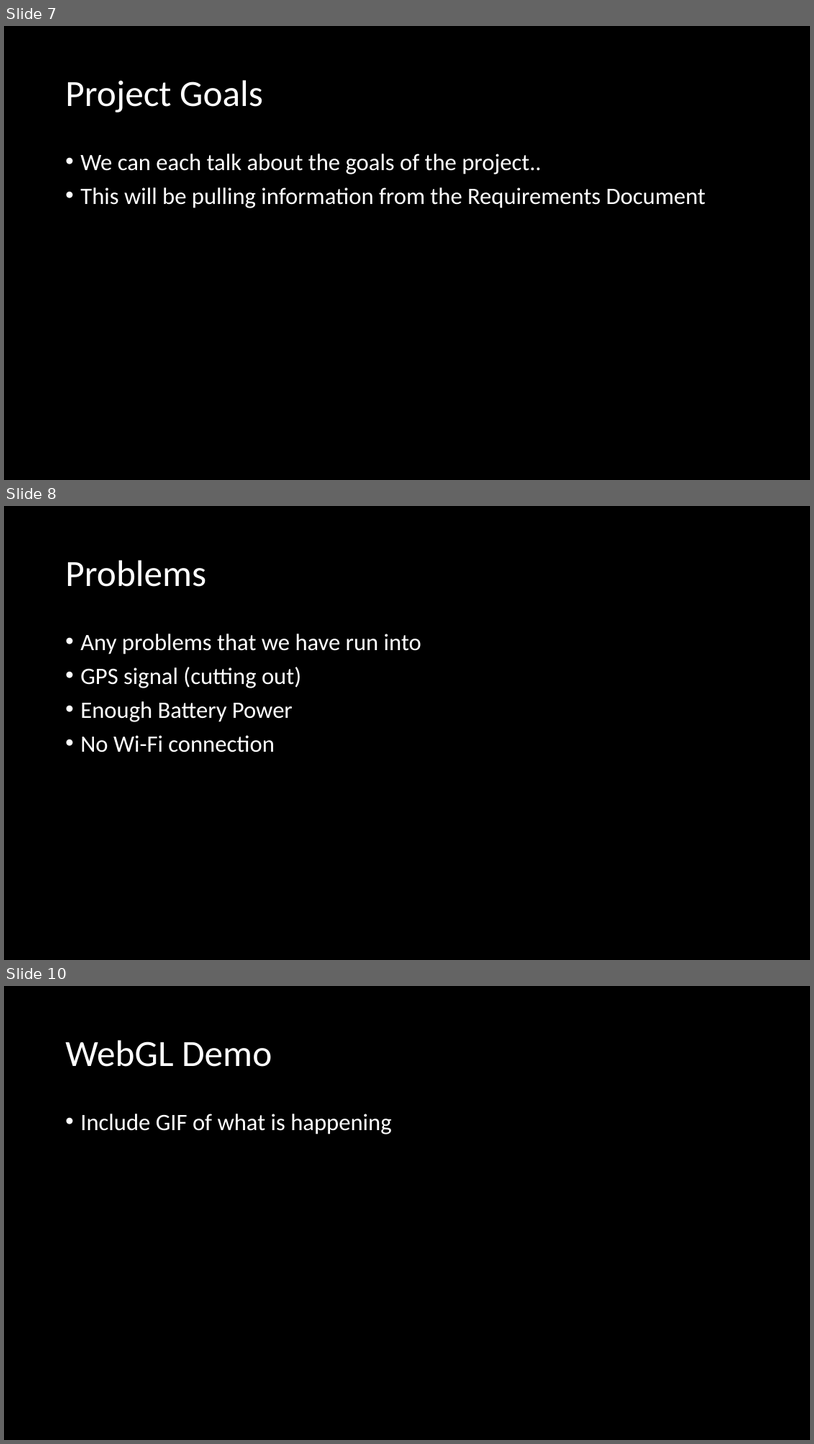
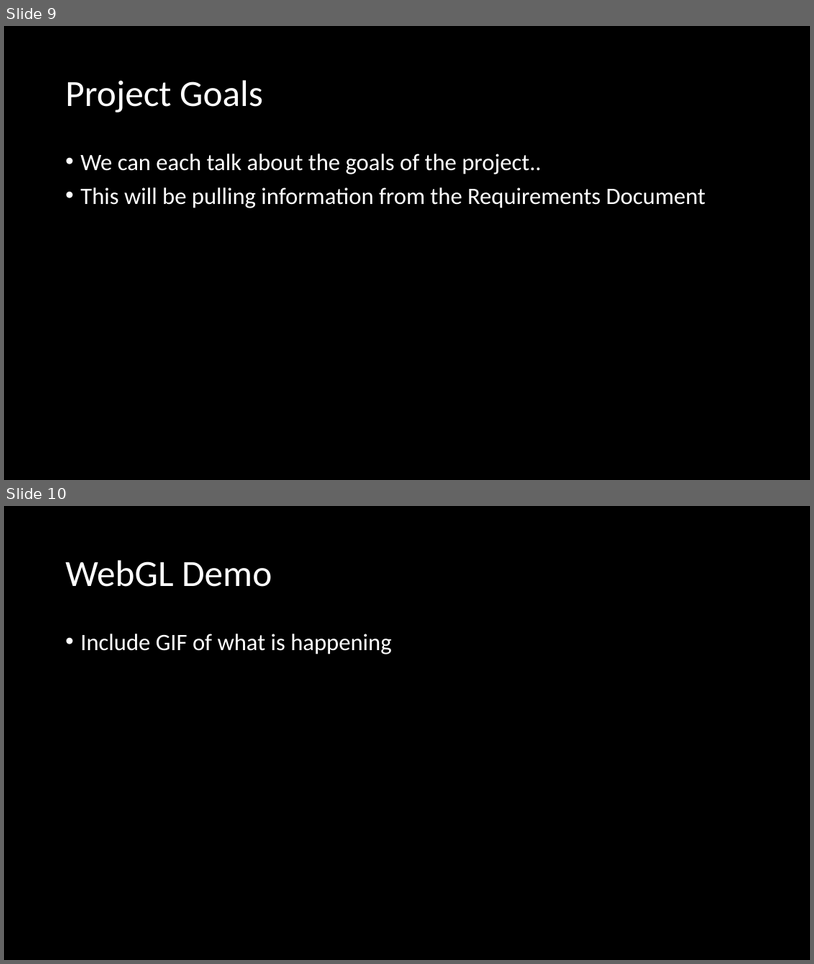
Before and after one commit to 100k-rocketry/groundstation, a slide deck: doc/presentations/FallProgressReport.pptx. Shown one above the other, each under a label of ours: slides 7, 8 and 10 before the commit, slides 9 and 10 after it; the slides between them are not shown. The pictures are 814x1444 and 814x964 pixels, drawn with LibreOffice and Linux fonts; fonts in the diff are those of the drawing. Boxes give left, top, right and bottom in pixels: in the first picture for what was removed or moved away, otherwise in the second. Text is boxed around its words. In the diff, an @@ line names an element or a change of style, - is before the commit and + after.

```diff
--- a/doc/presentations/FallProgressReport.pptx
+++ b/doc/presentations/FallProgressReport.pptx
@@ slide 8 removed at [4, 506, 810, 960], background #000000 @@
@@ title removed at [65, 560, 206, 587] @@
-Problems
@@ text removed at [80, 633, 422, 752] @@
-• Any problems that we have run into
-• GPS signal (cutting out)
-• Enough Battery Power
-• No Wi-Fi connection
@@ what was slide 7 is now slide 9 @@
```
Also in this commit, not shown: 1 slide changed, 2 slides added, 1 other slide removed, 2 other files.
